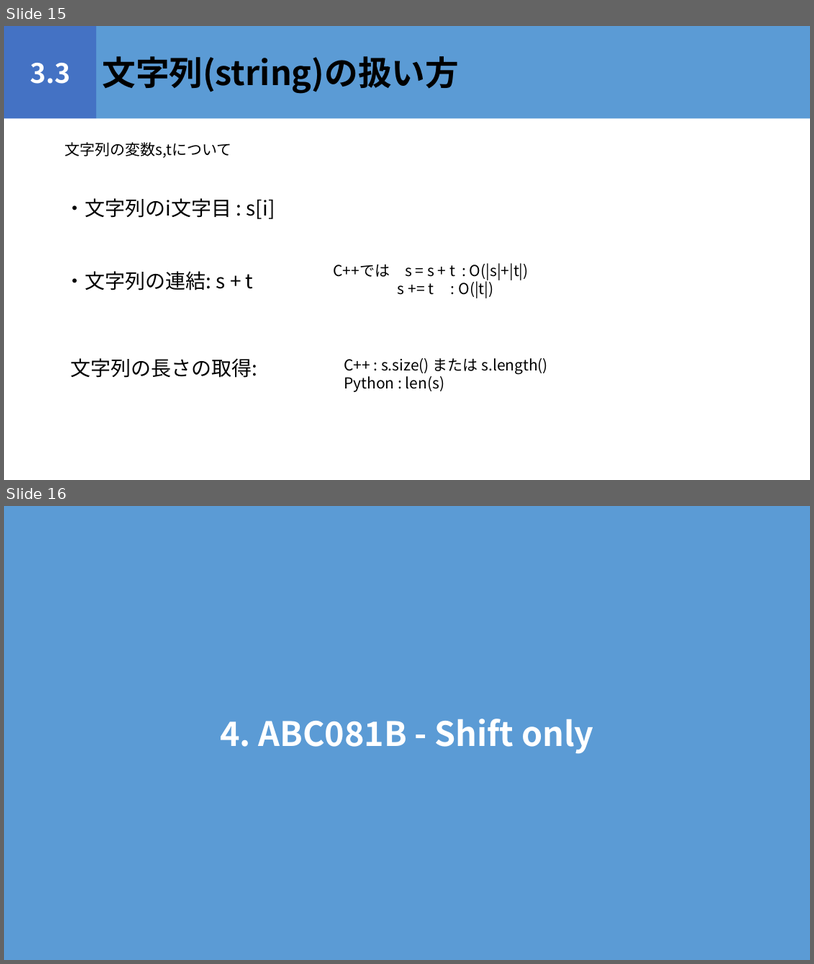
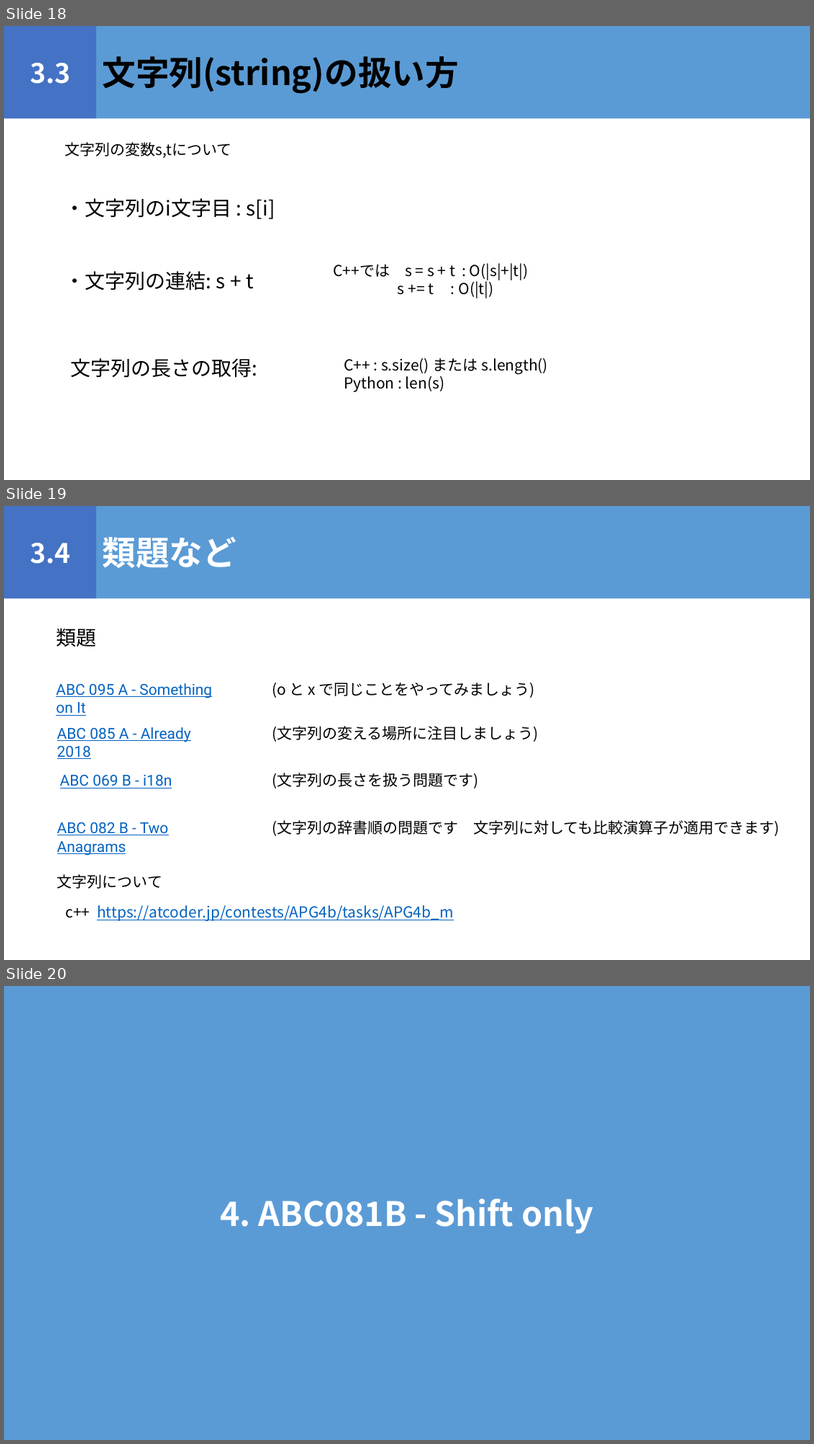
Before and after one commit to igeeeeee/triC_AtCoder_Beginners_Selection, a slide deck: ABS_勉強会.pptx. Shown one above the other, each under a label of ours: slides 15 and 16 before the commit, slides 18, 19 and 20 after it. The pictures are 814x964 and 814x1444 pixels, drawn with LibreOffice and Linux fonts; fonts in the diff are those of the drawing. Boxes give left, top, right and bottom in pixels: in the first picture for what was removed or moved away, otherwise in the second. Text is boxed around its words. In the diff, an @@ line names an element or a change of style, - is before the commit and + after.

Commit message:
類題の追加

```diff
--- a/ABS_勉強会.pptx
+++ b/ABS_勉強会.pptx
@@ slide 19 added at bbox=[4, 506, 810, 960], background #FFFFFF @@
@@ rectangle added at bbox=[4, 506, 97, 599], fill #4472C4, 32 pt, text #FFFFFF, bold @@
+3.4
@@ rectangle added at bbox=[97, 506, 810, 599], fill #5B9BD5, 40 pt, text #FFFFFF, bold @@
+類題など
@@ text added at bbox=[56, 628, 96, 646], 24 pt, text #000000 @@
+類題
@@ text added at bbox=[56, 683, 212, 716], 18 pt, text #0563C1, underline @@
+ABC 095 A - Something on It
@@ text added at bbox=[272, 682, 535, 698], 18 pt, text #000000 @@
+(o と x で同じことをやってみましょう)
@@ text added at bbox=[57, 727, 191, 759], 18 pt, text #0563C1, underline @@
+ABC 085 A - Already 2018
@@ text added at bbox=[272, 726, 539, 741], 18 pt, text #000000 @@
+(文字列の変える場所に注目しましょう)
@@ text added at bbox=[60, 775, 172, 788], 18 pt, text #0563C1, underline @@
+ABC 069 B - i18n
@@ text added at bbox=[272, 772, 478, 788], 18 pt, text #000000 @@
+(文字列の長さを扱う問題です)
@@ text added at bbox=[57, 822, 169, 855], 18 pt, text #0563C1, underline @@
+ABC 082 B - Two Anagrams
@@ text added at bbox=[272, 820, 779, 836], 18 pt, text #000000 @@
+(文字列の辞書順の問題です 文字列に対しても比較演算子が適用できます)
@@ text added at bbox=[57, 874, 162, 888], 18 pt, text #000000 @@
+文字列について
@@ text added at bbox=[66, 905, 454, 921], 18 pt, text #0563C1, underline @@
+c++ https://atcoder.jp/contests/APG4b/tasks/APG4b_m
@@ what was slide 15 is now slide 18 @@
@@ what was slide 16 is now slide 20 @@
```
Also in this commit, not shown: 7 slides changed, 12 other slides added, 1 other file.
